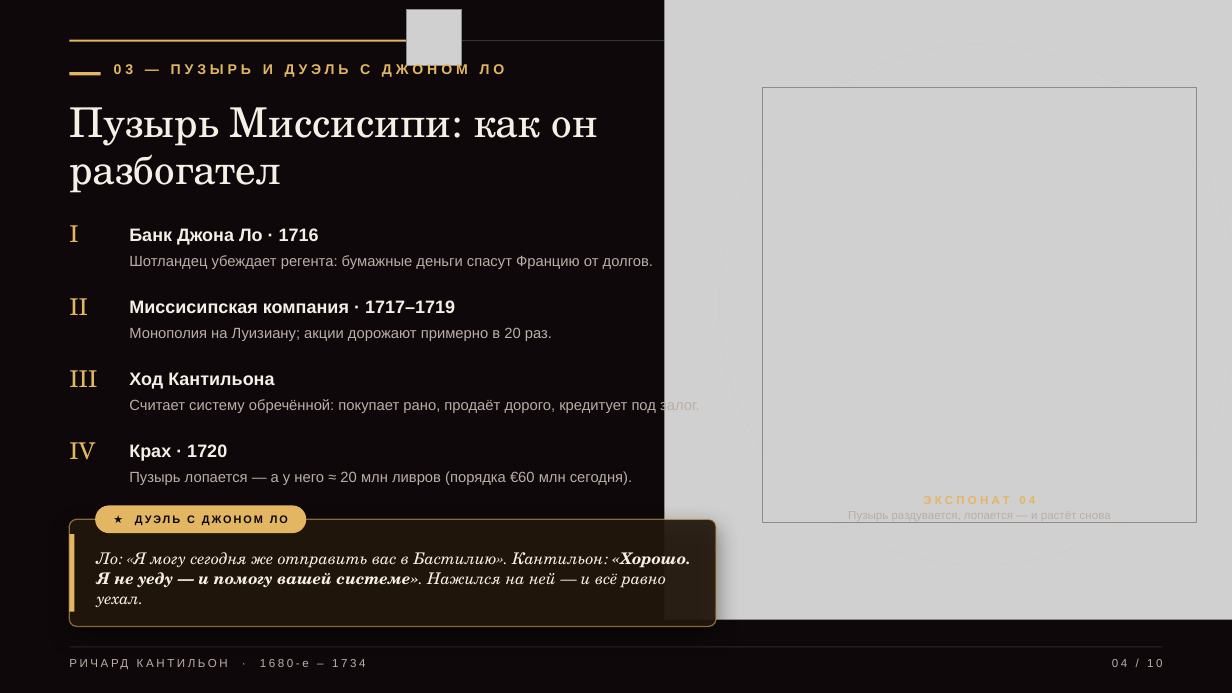
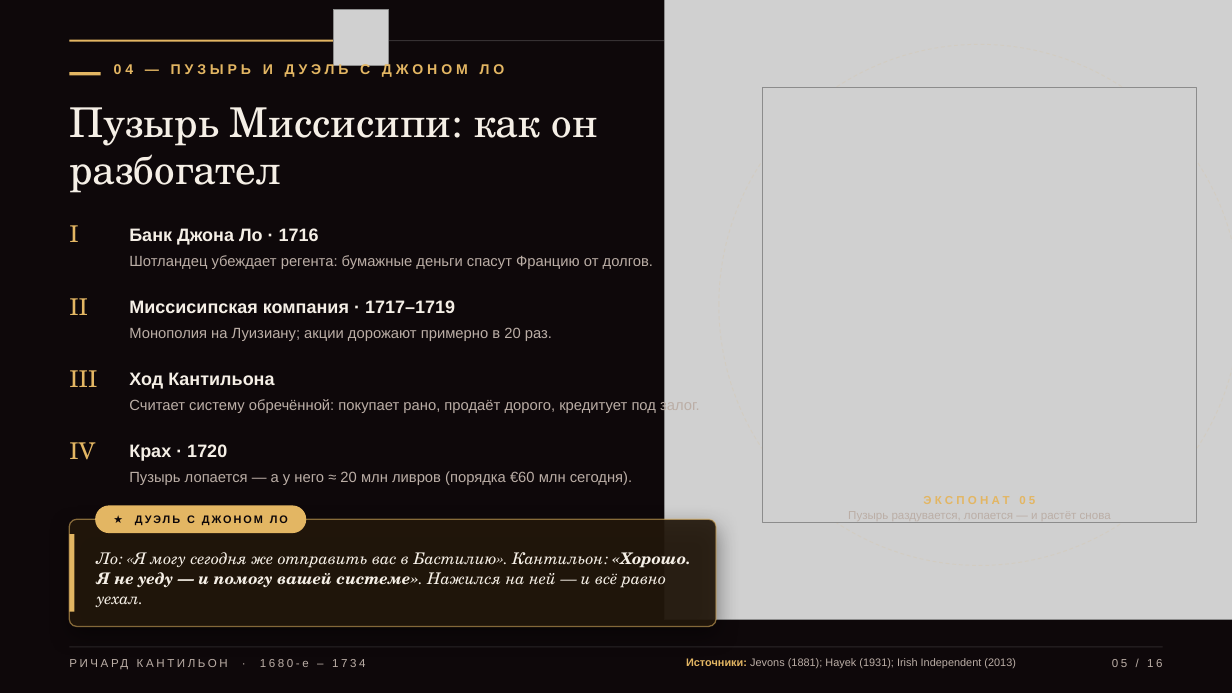
Before and after one commit to overbaffe1/omgGame, a slide deck: slide 5 of exports/cantillon-3d-presentation.pptx (slide 4 before the commit). Drawn at 1232x693 pixels with LibreOffice and Linux fonts; fonts in the diff are those of the drawing; grey boxes stand for pictures; background and template pictures are left out. Boxes give left, top, right and bottom in pixels: in the first picture for what was removed or moved away, otherwise in the second. Text is boxed around its words. In the diff, an @@ line names an element or a change of style, - is before the commit and + after.

```diff
--- a/exports/cantillon-3d-presentation.pptx
+++ b/exports/cantillon-3d-presentation.pptx
@@ picture added at [334, 10, 389, 66] @@
@@ picture removed at [406, 10, 461, 66] @@
@@ rectangle: place and size @@
-rectangle at [69, 40, 433, 42]
+rectangle at [69, 40, 361, 42]
@@ text at [114, 62, 505, 77]: text changed @@
-03 — ПУЗЫРЬ И ДУЭЛЬ С ДЖОНОМ ЛО
+04 — ПУЗЫРЬ И ДУЭЛЬ С ДЖОНОМ ЛО
@@ text at [923, 496, 1035, 504]: text changed @@
-ЭКСПОНАТ 04
+ЭКСПОНАТ 05
@@ text added at [686, 658, 1016, 668], 8.5 pt, text #BBAEA6 @@
+Источники: Jevons (1881); Hayek (1931); Irish Independent (2013)
@@ text at [1112, 659, 1162, 667]: text changed @@
-04 / 10
+05 / 16
```
Also in this commit, not shown: 9 other slides changed, 6 slides added, 24 other files.
